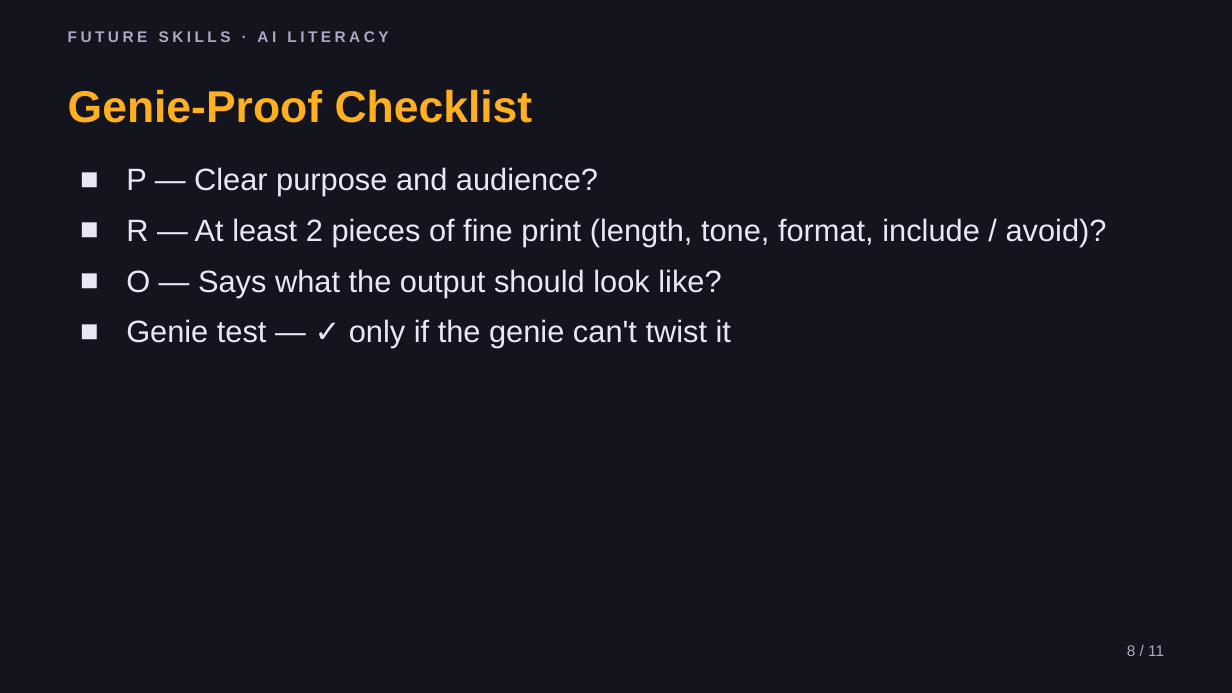
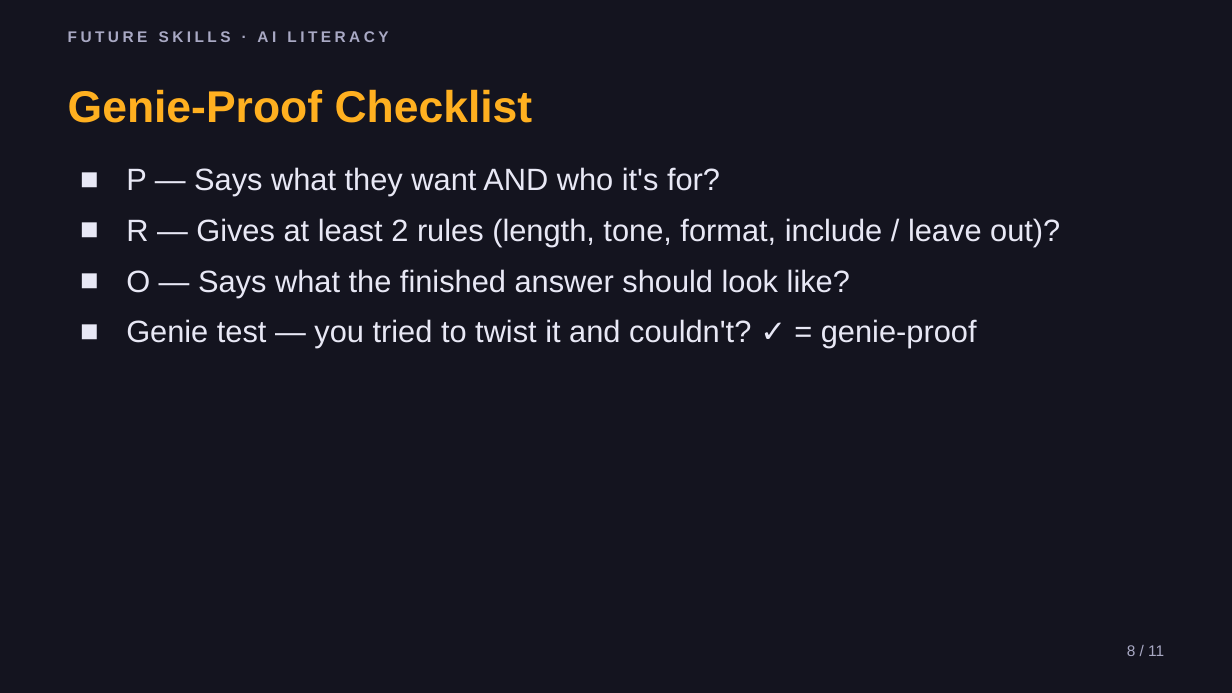
Before and after one commit to phiunit/tptphi, a slide deck: slide 8 of products/ai-prompting-101/dist/How to Talk to AI - Slides.pptx. Drawn at 1232x693 pixels with LibreOffice and Linux fonts; fonts in the diff are those of the drawing. Boxes give left, top, right and bottom in pixels: in the first picture for what was removed or moved away, otherwise in the second. Text is boxed around its words. In the diff, an @@ line names an element or a change of style, - is before the commit and + after.

```diff
--- a/products/ai-prompting-101/dist/How to Talk to AI - Slides.pptx
+++ b/products/ai-prompting-101/dist/How to Talk to AI - Slides.pptx
@@ text at (x1=126, y1=167, x2=1060, y2=348): text changed @@
-■ P — Clear purpose and audience?
-■ R — At least 2 pieces of fine print (length, tone, format, include / avoid)?
-■ O — Says what the output should look like?
-■ Genie test — ✓ only if the genie can't twist it
+■ P — Says what they want AND who it's for?
+■ R — Gives at least 2 rules (length, tone, format, include / leave out)?
+■ O — Says what the finished answer should look like?
+■ Genie test — you tried to twist it and couldn't? ✓ = genie-proof
```
Also in this commit, not shown: 8 other slides changed, 31 other files.
